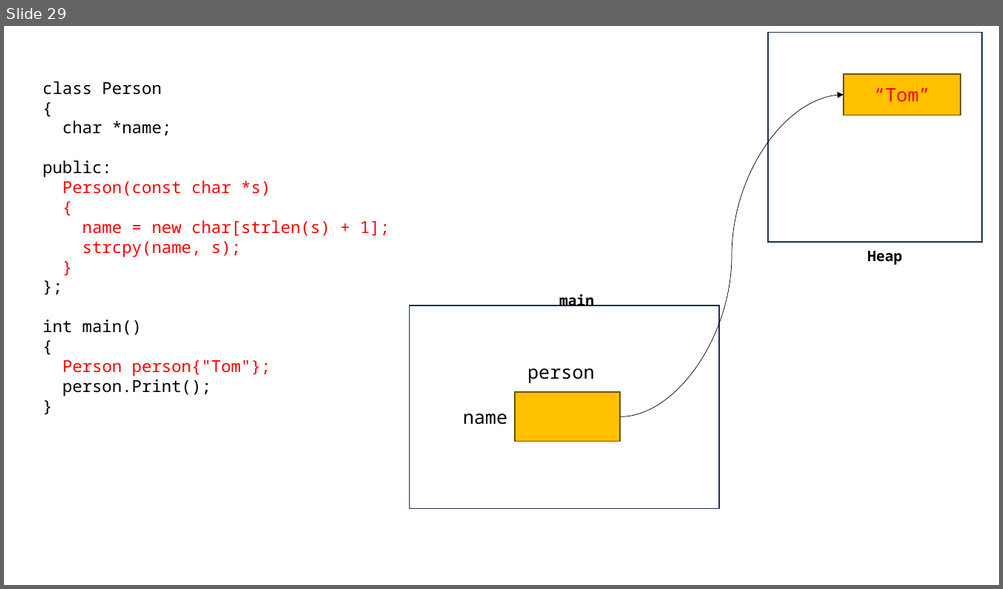
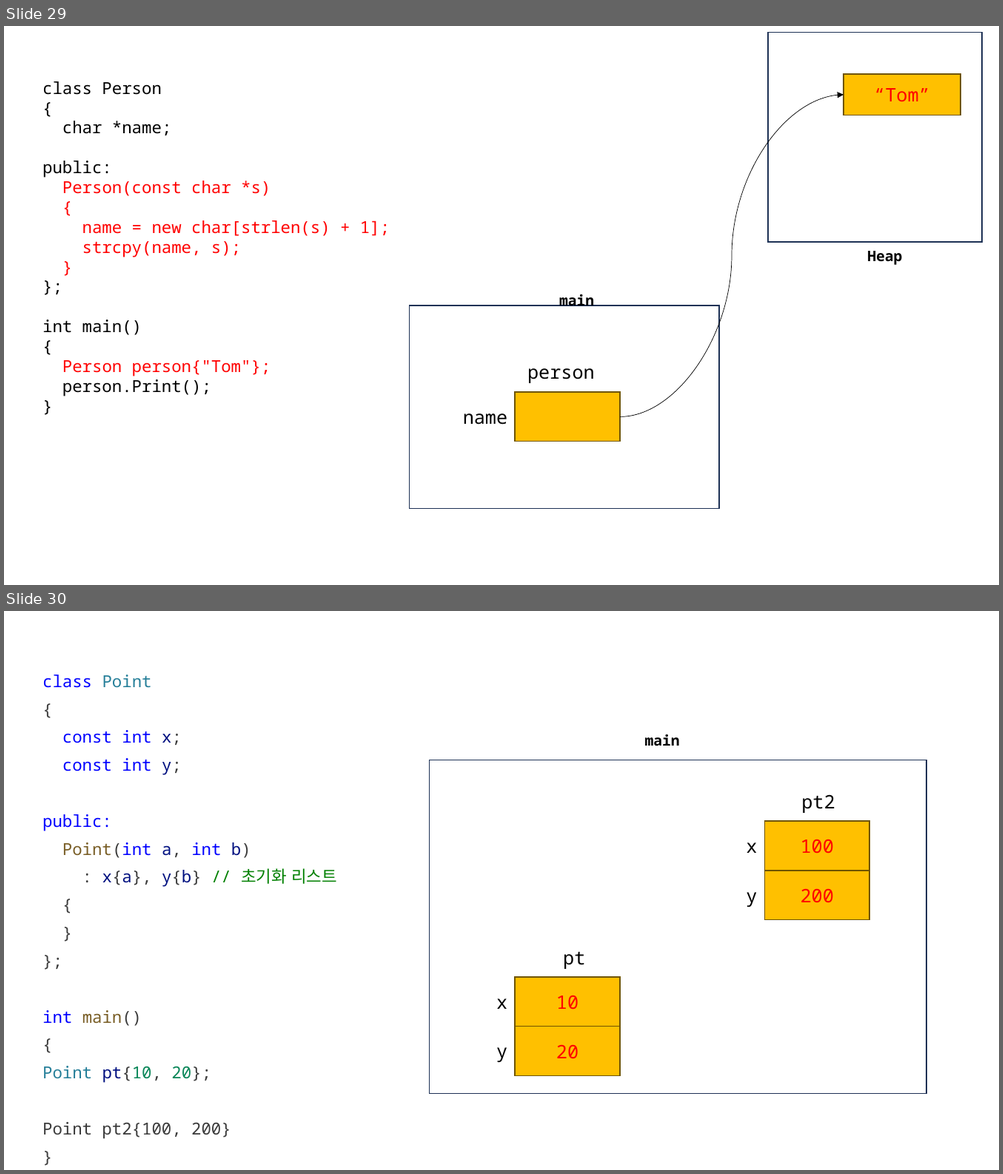
Before and after one commit to yoondev-classroom/cpp_250512, a slide deck: cpp_250512.pptx. Shown one above the other, each under a label of ours: slide 29 before the commit, slides 29 and 30 after it. The pictures are 1003x589 and 1003x1174 pixels, drawn with LibreOffice and Linux fonts; fonts in the diff are those of the drawing. Boxes give left, top, right and bottom in pixels: in the first picture for what was removed or moved away, otherwise in the second. Text is boxed around its words. In the diff, an @@ line names an element or a change of style, - is before the commit and + after.

```diff
--- a/cpp_250512.pptx
+++ b/cpp_250512.pptx
@@ slide 30 added at [4,611,999,1170], background #FFFFFF @@
@@ text added at [42,675,337,1139], 16 pt, text #3B3B3B @@
+class Point
+{
+const int x;
+const int y;
+public:
+Point(int a, int b)
+: x{a}, y{b} // 초기화 리스트
+{
+}
+};
+int main()
+{
+Point pt{10, 20};
+Point pt2{100, 200}
+}
@@ text added at [645,735,680,746], 14 pt, text #000000, bold @@
+main
@@ rectangle added at [430,760,926,1093], fill #FFFFFF, outline #1E3256 1 pt @@
@@ text added at [801,795,834,813], 18 pt, text #000000 @@
+pt2
@@ rectangle added at [764,821,870,871], fill #FFC000, outline #705400 1 pt, 18 pt, text #FF0000 @@
+100
@@ text added at [745,843,757,853], 18 pt, text #000000 @@
+x
@@ rectangle added at [764,871,870,920], fill #FFC000, outline #705400 1 pt, 18 pt, text #FF0000 @@
+200
@@ text added at [745,892,757,907], 18 pt, text #000000 @@
+y
@@ text added at [563,952,585,969], 18 pt, text #000000 @@
+pt
@@ rectangle added at [515,977,620,1027], fill #FFC000, outline #705400 1 pt, 18 pt, text #FF0000 @@
+10
@@ text added at [496,999,507,1009], 18 pt, text #000000 @@
+x
@@ rectangle added at [515,1027,620,1076], fill #FFC000, outline #705400 1 pt, 18 pt, text #FF0000 @@
+20
@@ text added at [496,1048,507,1062], 18 pt, text #000000 @@
+y
```
Also in this commit, not shown: 1 other file.
